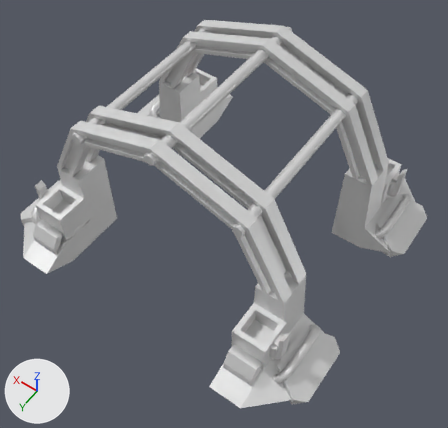
One commit to the glTF model glb/armsy.glb: the scene before it, then after it.
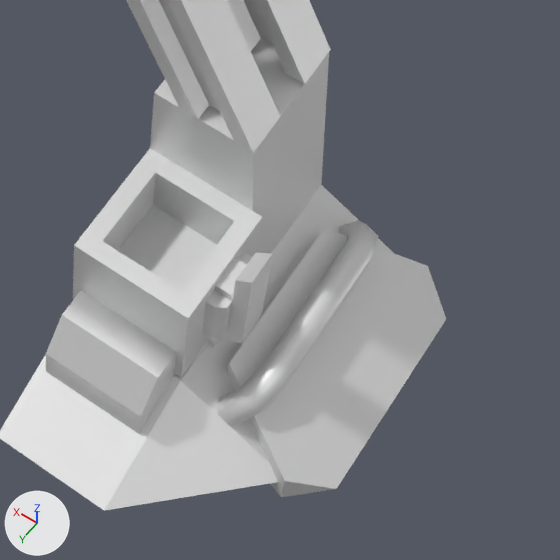
The first picture shows the older version from a 50 mm camera at (-66.6, 93.1, 147.1) aimed at (-6.4, 8.8, 14.6). The close-ups show the older and then the newer version on the part from 47% to 83% of the width and 61% to 99% of the height of that picture. Only the edits that show in the close-ups are written down. The lights are fixed; the arrows at lower left show +X, +Y and +Z. Where no turn or scale is listed for an object, it has been applied to the vertices.

The scene before the commit, as lines of its bpy script (objects in view):
```python
me_base = bpy.data.meshes.new('base')
me_base.from_pydata(...)  # 832 vertices, 1508 faces; spans x -50.1..50.1, y -45.3..45.6, z -5.1..51.2
me_base.materials.append(mat_s3o_default)  # white #e7e7e7
me_nc3 = bpy.data.meshes.new('nc3')
me_nc3.from_pydata(...)  # 48 vertices, 84 faces; spans x -2.6..7.73, y -4.68..4.68, z -0.85..5.03
me_nc3.materials.append(mat_s3o_default)  # white #e7e7e7
ob_base = bpy.data.objects.new('base', me_base)
ob_base.location = (0.0, 0.0, 0.0)
ob_nc3 = bpy.data.objects.new('nc3', me_nc3)
ob_nc3.location = (-35.55, 31.47, 3.07)
```
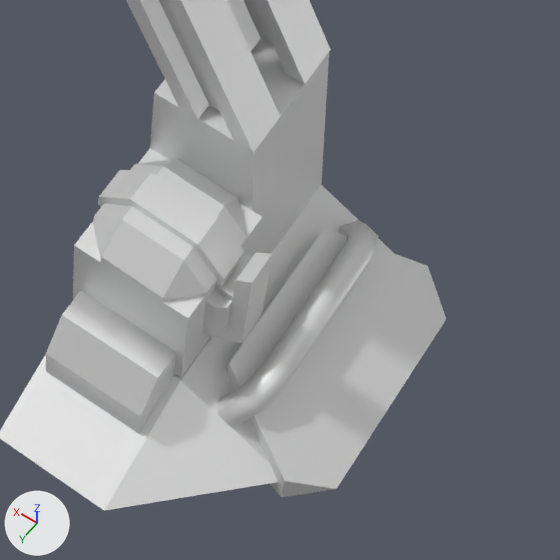
What differs and where, as boxes [x1, y1, x2, y2] in the close-ups (560 x 560 px):
```json
{"object": "nc3", "change": "moved", "before": [195, 336, 221, 358], "after": [93, 159, 247, 305], "on screen": "mostly hidden before"}
```

Scene script edits in JSON lines:
```json
{"op": "set", "path": "ob_nc3.location", "old": "(-35.55, 31.47, 3.07)", "new": "(-35.55, 31.47, 13.22)"}
```
